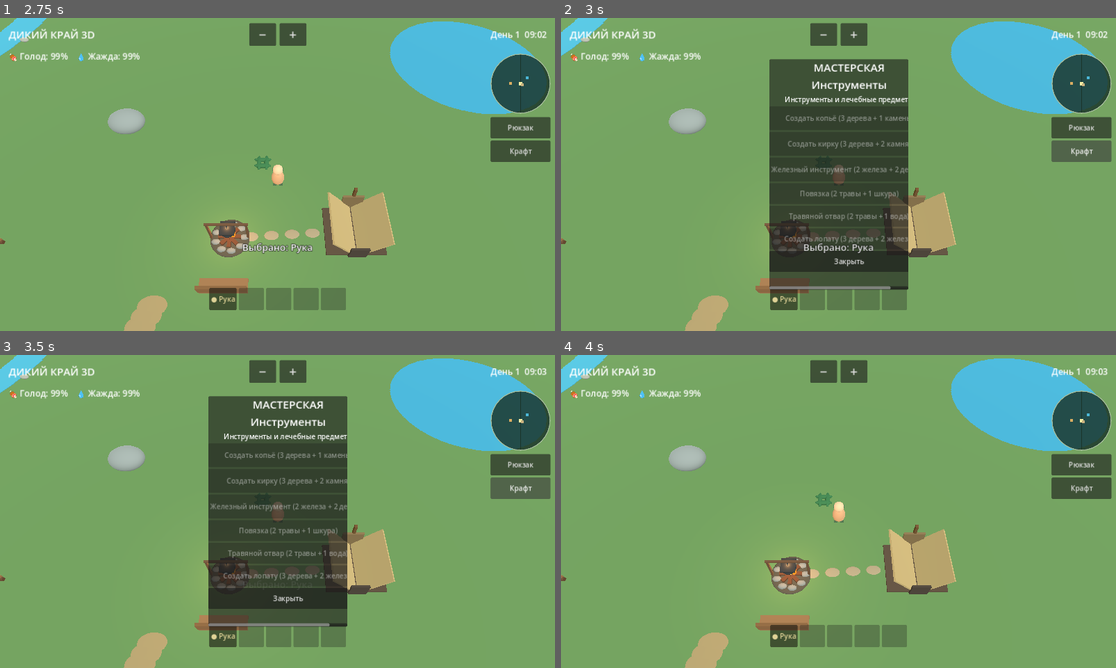
Above: before the commit, frames 1-4 (two rows, left to right).
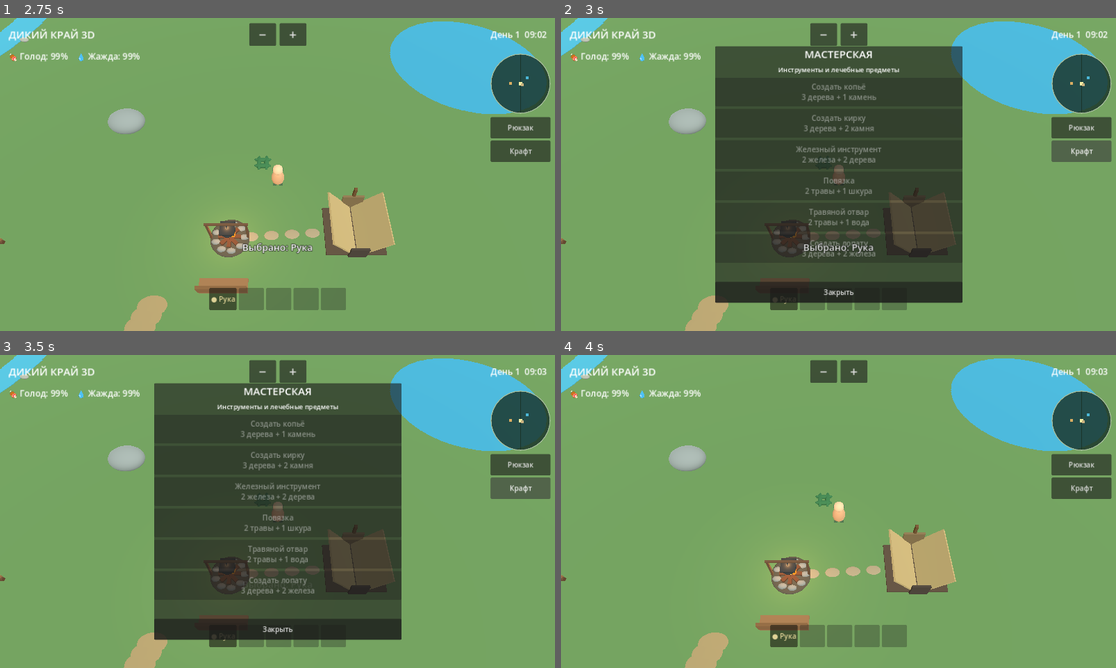
Above: after the commit, the same moments.

Repository: hjz2tz7cgv-ctrl/DikiyKrayGodot
Game: Godot game, scene res://scenes/main.tscn
Same seed, same stepped clock (60 frames per second), same inputs: the game is played once before the commit and once after it.
Inputs:
- Up to frame 1 (2.75 s): click "● Рука" at 0.5 s; click "Рюкзак" at 1.25 s; click "Закрыть" at 2 s
- Up to frame 2 (3 s): click "Крафт" at 2.75 s
- Up to frame 3 (3.5 s): no input
- Up to frame 4 (4 s): click "Закрыть" at 3.5 s

Frame 1 is identical in both runs. In frame 2, 22% of the frame differs, in the area x 27-73%, y 8-92%; in frame 3, 22%; in frame 4, nothing differs.

Commit message:
Add files via upload

Diff:
--- a/scripts/main.gd
+++ b/scripts/main.gd
@@ -975,60 +975,73 @@
     close.text = "Закрыть"
     close.pressed.connect(_toggle_bag)
     bag_col.add_child(close)
-    # Отдельное окно крафта: ресурсы расходуются только по кнопке «Создать».
+    # Мастерская: адаптивное окно, вертикальная прокрутка и всегда видимое закрытие.
     craft_panel = PanelContainer.new()
     root.add_child(craft_panel)
     craft_panel.set_anchors_preset(Control.PRESET_CENTER)
-    craft_panel.offset_left = -160
-    craft_panel.offset_right = 160
-    craft_panel.offset_top = -265
-    craft_panel.offset_bottom = 265
+    var screen_size := get_viewport().get_visible_rect().size
+    var craft_width := minf(570.0, maxf(260.0, screen_size.x - 36.0))
+    var craft_height := minf(590.0, maxf(260.0, screen_size.y - 36.0))
+    craft_panel.offset_left = -craft_width * 0.5
+    craft_panel.offset_right = craft_width * 0.5
+    craft_panel.offset_top = -craft_height * 0.5
+    craft_panel.offset_bottom = craft_height * 0.5
     craft_panel.visible = false
-    var craft_scroll := ScrollContainer.new()
-    craft_scroll.custom_minimum_size = Vector2(310, 0)
-    craft_scroll.size_flags_vertical = Control.SIZE_EXPAND_FILL
-    craft_panel.add_child(craft_scroll)
-    var craft_col := VBoxContainer.new()
-    craft_col.size_flags_horizontal = Control.SIZE_EXPAND_FILL
-    craft_scroll.add_child(craft_col)
+    var craft_layout := VBoxContainer.new()
+    craft_layout.size_flags_horizontal = Control.SIZE_EXPAND_FILL
+    craft_layout.size_flags_vertical = Control.SIZE_EXPAND_FILL
+    craft_layout.add_theme_constant_override("separation", 7)
+    craft_panel.add_child(craft_layout)
     var craft_title := Label.new()
-    craft_title.text = "МАСТЕРСКАЯ\nИнструменты"
+    craft_title.text = "МАСТЕРСКАЯ"
     craft_title.horizontal_alignment = HORIZONTAL_ALIGNMENT_CENTER
-    craft_title.add_theme_font_size_override("font_size", 25)
-    craft_col.add_child(craft_title)
+    craft_title.add_theme_font_size_override("font_size", 24)
+    craft_layout.add_child(craft_title)
     var craft_description := Label.new()
     craft_description.text = "Инструменты и лечебные предметы"
     craft_description.horizontal_alignment = HORIZONTAL_ALIGNMENT_CENTER
-    craft_col.add_child(craft_description)
+    craft_description.autowrap_mode = TextServer.AUTOWRAP_WORD_SMART
+    craft_description.add_theme_font_size_override("font_size", 15)
+    craft_layout.add_child(craft_description)
+    var craft_scroll := ScrollContainer.new()
+    craft_scroll.horizontal_scroll_mode = ScrollContainer.SCROLL_MODE_DISABLED
+    craft_scroll.vertical_scroll_mode = ScrollContainer.SCROLL_MODE_AUTO
+    craft_scroll.size_flags_horizontal = Control.SIZE_EXPAND_FILL
+    craft_scroll.size_flags_vertical = Control.SIZE_EXPAND_FILL
+    craft_layout.add_child(craft_scroll)
+    var craft_col := VBoxContainer.new()
+    craft_col.size_flags_horizontal = Control.SIZE_EXPAND_FILL
+    craft_col.add_theme_constant_override("separation", 6)
+    craft_scroll.add_child(craft_col)
     craft_recipe_button = Button.new()
-    craft_recipe_button.custom_minimum_size.y = 55
     craft_recipe_button.pressed.connect(_craft_spear)
     craft_col.add_child(craft_recipe_button)
     pickaxe_recipe_button = Button.new()
-    pickaxe_recipe_button.custom_minimum_size.y = 55
     pickaxe_recipe_button.pressed.connect(_craft_pickaxe)
     craft_col.add_child(pickaxe_recipe_button)
     iron_recipe_button = Button.new()
-    iron_recipe_button.custom_minimum_size.y = 55
     iron_recipe_button.pressed.connect(_craft_iron_tool)
     craft_col.add_child(iron_recipe_button)
     bandage_recipe_button = Button.new()
-    bandage_recipe_button.custom_minimum_size.y = 48
     bandage_recipe_button.pressed.connect(_craft_bandage)
     craft_col.add_child(bandage_recipe_button)
     tea_recipe_button = Button.new()
-    tea_recipe_button.custom_minimum_size.y = 48
     tea_recipe_button.pressed.connect(_craft_tea)
     craft_col.add_child(tea_recipe_button)
     shovel_recipe_button = Button.new()
-    shovel_recipe_button.custom_minimum_size.y = 48
     shovel_recipe_button.pressed.connect(_craft_shovel)
     craft_col.add_child(shovel_recipe_button)
+    for recipe_button in [craft_recipe_button, pickaxe_recipe_button, iron_recipe_button, bandage_recipe_button, tea_recipe_button, shovel_recipe_button]:
+        recipe_button.custom_minimum_size.y = 66
+        recipe_button.size_flags_horizontal = Control.SIZE_EXPAND_FILL
+        recipe_button.autowrap_mode = TextServer.AUTOWRAP_WORD_SMART
+        recipe_button.add_theme_font_size_override("font_size", 17)
+        recipe_button.focus_mode = Control.FOCUS_NONE
     var craft_close := Button.new()
     craft_close.text = "Закрыть"
     craft_close.custom_minimum_size.y = 48
     craft_close.pressed.connect(_toggle_craft)
-    craft_col.add_child(craft_close)
+    craft_layout.add_child(craft_close)
     sleep_panel = PanelContainer.new()
     sleep_panel.set_anchors_preset(Control.PRESET_CENTER)
     sleep_panel.offset_left = -190
@@ -1321,22 +1334,22 @@
         _refresh_quickbar()
     _update_minimap()
     if craft_recipe_button != null:
-        craft_recipe_button.text = "Копьё уже создано" if has_spear else "Создать копьё (3 дерева + 1 камень)"
+        craft_recipe_button.text = "Копьё уже создано" if has_spear else "Создать копьё\n3 дерева + 1 камень"
         craft_recipe_button.disabled = has_spear or inventory["wood"] < 3 or inventory["stone"] < 1
     if iron_recipe_button != null:
-        iron_recipe_button.text = "Железный инструмент готов" if has_iron_tool else "Железный инструмент (2 железа + 2 дерева)"
+        iron_recipe_button.text = "Железный инструмент готов" if has_iron_tool else "Железный инструмент\n2 железа + 2 дерева"
         iron_recipe_button.disabled = has_iron_tool or inventory["iron"] < 2 or inventory["wood"] < 2
     if bandage_recipe_button != null:
-        bandage_recipe_button.text = "Повязка (2 травы + 1 шкура)"
+        bandage_recipe_button.text = "Повязка\n2 травы + 1 шкура"
         bandage_recipe_button.disabled = inventory["herb"] < 2 or inventory["hide"] < 1
     if tea_recipe_button != null:
-        tea_recipe_button.text = "Травяной отвар (2 травы + 1 вода)"
+        tea_recipe_button.text = "Травяной отвар\n2 травы + 1 вода"
         tea_recipe_button.disabled = inventory["herb"] < 2 or water_portions < 1
     if shovel_recipe_button != null:
-        shovel_recipe_button.text = "Лопата готова" if has_shovel else "Создать лопату (3 дерева + 2 железа)"
+        shovel_recipe_button.text = "Лопата готова" if has_shovel else "Создать лопату\n3 дерева + 2 железа"
         shovel_recipe_button.disabled = has_shovel or inventory["wood"] < 3 or inventory["iron"] < 2
     if pickaxe_recipe_button != null:
-        pickaxe_recipe_button.text = "Кирка уже создана" if has_pickaxe else "Создать кирку (3 дерева + 2 камня)"
+        pickaxe_recipe_button.text = "Кирка уже создана" if has_pickaxe else "Создать кирку\n3 дерева + 2 камня"
         pickaxe_recipe_button.disabled = has_pickaxe or inventory["wood"] < 3 or inventory["stone"] < 2
 
 func _sit_on_bench() -> void:
